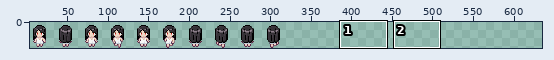
Sprite sheet -- _Data/BlackHair.png. The first picture is a wide view before the edit; the outline marks the close-up.
Close-up. Before:
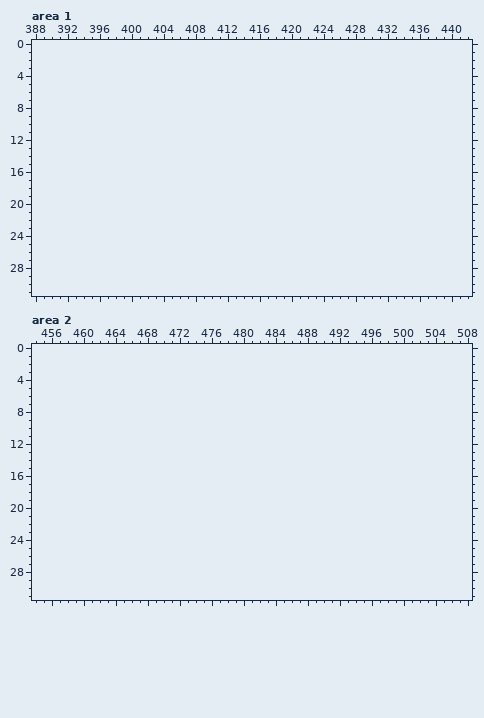
The file is 320x32 pixels. Shown: area 1: x 388..442, y 0..31; area 2: x 454..508, y 0..31. The old version is drawn lined up with the new one, on the new canvas. The wide view leaves out empty margins. The commit also changed other parts of the picture, which this record leaves out.
Palette (. is transparent): 
And afterwards:
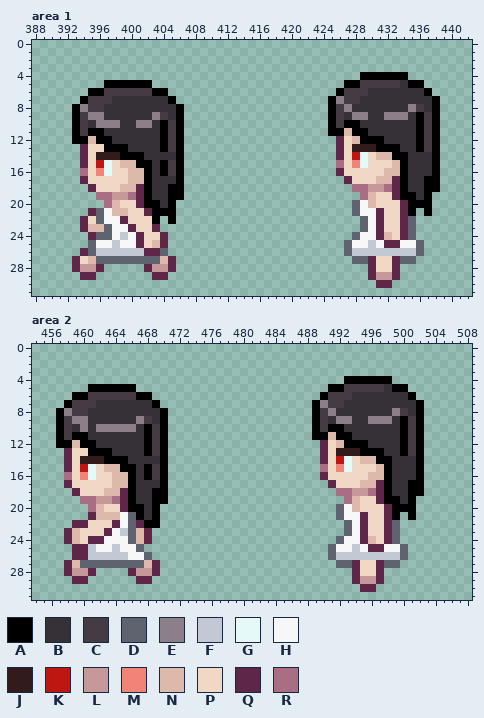
Colours new in this view: A #000000  B #353136  C #443b44  D #5e636f  E #8d7f8a  F #c2c9d4  G #e5f9f8  H #f7f7f7  J #341b1b  K #be1712  L #c7989a  M #f18476  N #ddb9ac  P #f0d8c5  Q #5e2749  R #a96e83
From old to new:
canvas 320x32 -> 640x32
Changed rows in their new state; - is an unchanged pixel.
Area 1:
first column x 393:
 4 ------------------------------------AAAAAA----
 5 ----AAAAAA------------------------AACCCCCBAA--
 6 --AACCCCCCAA---------------------ACCCBBBBBBBA-
 7 -ACCCBBBBBBBA-------------------AECCBBBBBBBBBA
 8 AECCBBBBBBBBBA------------------ACEBBBBBBBECBA
 9 ACEEBBBBBBECBA------------------ACBEEBBEEEBACA
10 ACBEEEBBEEBACA------------------ACAABBBBBBBACA
11 ACAABBBBBBBACA------------------AANAABBBBBBACA
12 AANAABBBBBBACA-------------------QPNAAABBBBACA
13 -QPPAAABBBBACA-------------------QPJJJAAABBACA
14 -QPJJJAAABBBBA-------------------QPKGPNNAABBBA
15 -QPKGPNNAABACA-------------------RPMGPPPNABBBA
16 -RPMGPPNNABACA-------------------QPPPPPNNABBBA
17 -QPPPPPNNABBBA--------------------QPPPNNQABBAA
18 --QPPPNNQABBAA---------------------RRLLRQABBAA
19 ---RRLLRQABBAA----------------------RNPPQAABA-
20 ----RNPPQAABA----------------------DHNPPPQAAA-
21 --QDHNNPPQAAA----------------------DHHQPPQA-A-
22 -QPDHHQPPPA-A-----------------------DHQPPQD---
23 -QNNDHHQPPQ-------------------------DHQPPQD---
24 --QDDHFHQPPQ-----------------------DHHQNPQD---
25 --DHHFHHQPNQ----------------------DHHFHQQHHD--
26 -QDFFFFFFQQD----------------------DFFFFFFFFD--
27 QPNDDDDDDDDNQ----------------------DDQPPQDD---
28 QLLQ-----QLLQ------------------------QPPQ-----
29 -QQ-------QQ-------------------------QLLQ-----
30 --------------------------------------QQ------
Area 2:
first column x 457:
 4 ------------------------------------AAAAAA----
 5 ----AAAAAA------------------------AACCCCCBAA--
 6 --AACCCCCCAA---------------------ACCCBBBBBBBA-
 7 -ACCCBBBBBBBA-------------------AECCBBBBBBBBBA
 8 AECCBBBBBBBBBA------------------ACEBBBBBBBECBA
 9 ACEEBBBBBBECBA------------------ACBEEBBEEEBACA
10 ACBEBEEEEEBACA------------------ACAABBBBBBBACA
11 ACAABBBBBBBACA------------------AANAABBBBBBACA
12 AANAABBBBBBACA-------------------QPNAAABBBBACA
13 -QPPAAABBBBACA-------------------QPJJJAAABBACA
14 -QPJJJAAABBBBA-------------------QPKGPNNAABBBA
15 -QPKGPNNAABACA-------------------RPMGPPPNABBBA
16 -RPMGPPNNABACA-------------------QPPPPPNNABBBA
17 -QPPPPPNNABBBA--------------------QPPPNNQABBAA
18 --QPPPNNQABBAA---------------------RRLLRQABBAA
19 ---RRLLRQABBAA----------------------RNPPQAABA-
20 ----RNPPQAABA----------------------DHNPPPQAAA-
21 ----QNNNHDABA----------------------DHHQPPQA-A-
22 --QQPPPQHDQAA-----------------------DHQPPQD---
23 -QNPPPQHFDNQ------------------------DHQPPQD---
24 -QNPQQHHHDNQ-----------------------DHHQNPQD---
25 --QQFHHFHHD-----------------------DHHFHQQHHD--
26 --QQFFFFFHHD----------------------DFFFFFFFFD--
27 -QNDDDDDDDDNQ----------------------DDQPPQDD---
28 -QLLQ----QLLQ------------------------QPPQ-----
29 --QQ------QQ-------------------------QLLQ-----
30 --------------------------------------QQ------
